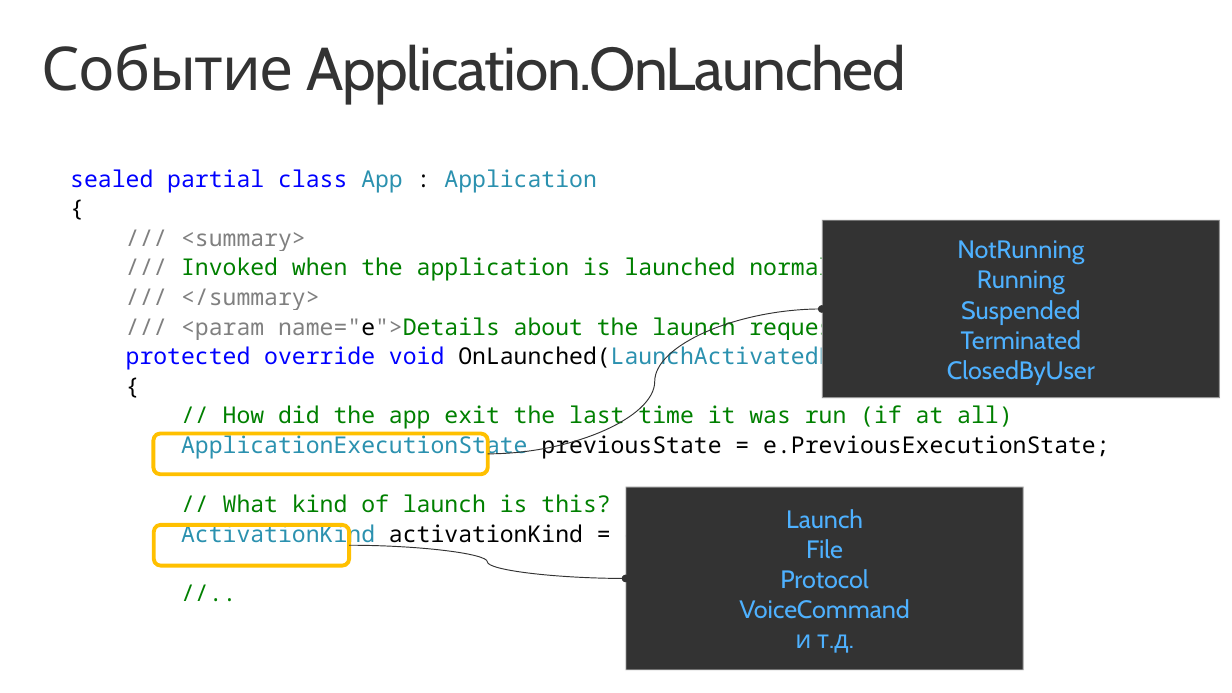
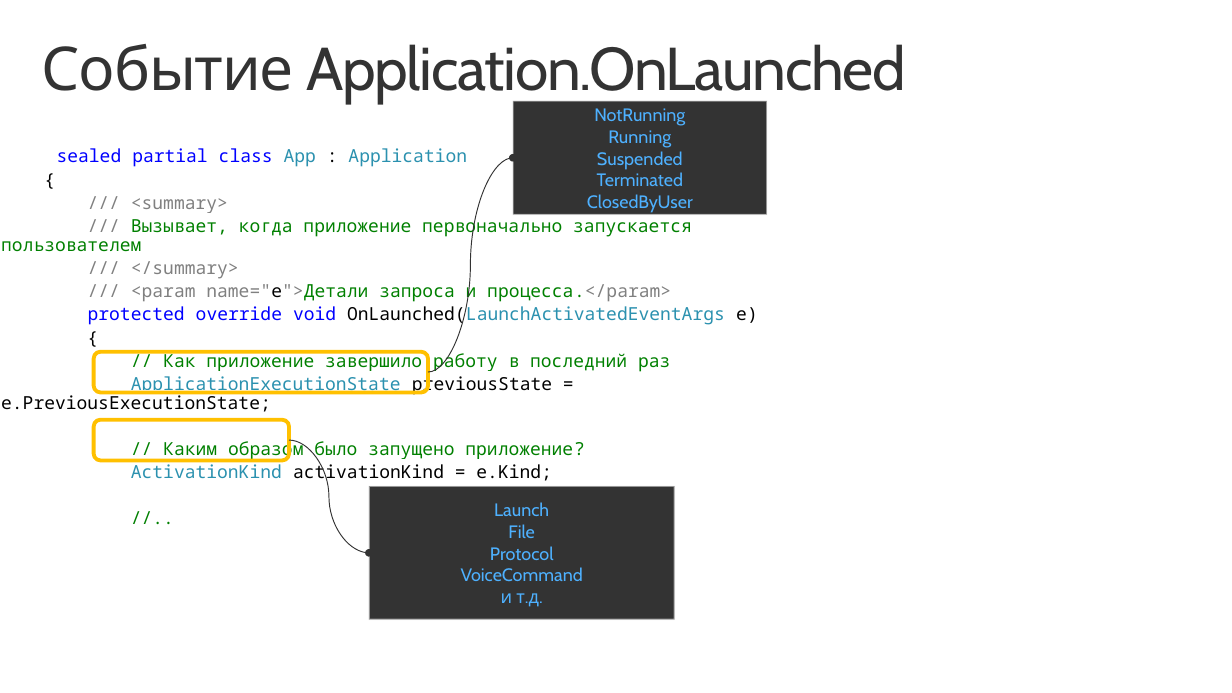
Before and after one commit to evangelism/Win10UWPCourse, a slide deck: slide 8 of 05. Application Lifecycle/5 - Application Lifecycle (RUS).pptx. Drawn at 1232x693 pixels with LibreOffice and Linux fonts; fonts in the diff are those of the drawing; background and template pictures are left out. Boxes give left, top, right and bottom in pixels: in the first picture for what was removed or moved away, otherwise in the second. Text is boxed around its words. In the diff, an @@ line names an element or a change of style, - is before the commit and + after.

```diff
--- a/05. Application Lifecycle/5 - Application Lifecycle (RUS).pptx
+++ b/05. Application Lifecycle/5 - Application Lifecycle (RUS).pptx
@@ rectangle "NotRunning" at bbox=[513, 101, 767, 214]: size 19.6 to 14 pt @@
@@ rectangle "NotRunning": place and size @@
-rectangle "NotRunning" at bbox=[822, 220, 1220, 398]
+rectangle "NotRunning" at bbox=[513, 101, 767, 214]
@@ text "sealed partial class App : ...": place and size @@
-text "sealed partial class App : ..." at bbox=[70, 169, 1138, 547]
+text "sealed partial class App : ..." at bbox=[1, 148, 758, 483]
@@ text at bbox=[1, 148, 758, 483]: size 18 to 14 pt in "sealed partial class App : Application", "{", "/// <summary>", "/// </summary>" and 5 more places @@
@@ curved arrow moved from (488, 454) - (822, 309) to (428, 372) - (513, 158) @@
@@ text at bbox=[1, 215, 692, 252]: text changed; size 18 to 14 pt @@
-/// Invoked when the application is launched normally by the end user.
+/// Вызывает, когда приложение первоначально запускается пользователем
@@ text at bbox=[131, 281, 671, 303]: text changed; size 18 to 14 pt; text colour #008000 to #808080 @@
-/// <param name="e">Details about the launch request and process.</param>
+/// <param name="e">Детали запроса и процесса.</param>
@@ rounded rectangle: place and size @@
-rounded rectangle at bbox=[153, 433, 488, 474]
+rounded rectangle at bbox=[93, 352, 428, 393]
@@ text at bbox=[163, 350, 670, 372]: text changed; size 18 to 14 pt @@
-// How did the app exit the last time it was run (if at all)
+// Как приложение завершило работу в последний раз
@@ rounded rectangle: place and size @@
-rounded rectangle at bbox=[153, 525, 348, 566]
+rounded rectangle at bbox=[93, 420, 288, 460]
@@ text at bbox=[163, 438, 585, 460]: text changed; size 18 to 14 pt @@
-// What kind of launch is this?
+// Каким образом было запущено приложение?
@@ curved arrow moved from (349, 545) - (626, 579) to (289, 440) - (369, 553) @@
@@ rectangle "Launch": place and size @@
-rectangle "Launch" at bbox=[626, 487, 1024, 671]
+rectangle "Launch" at bbox=[369, 486, 675, 619]
@@ rectangle "Launch" at bbox=[369, 486, 675, 619]: size 19.6 to 14 pt @@
```
Also in this commit, not shown: 11 other slides changed.
